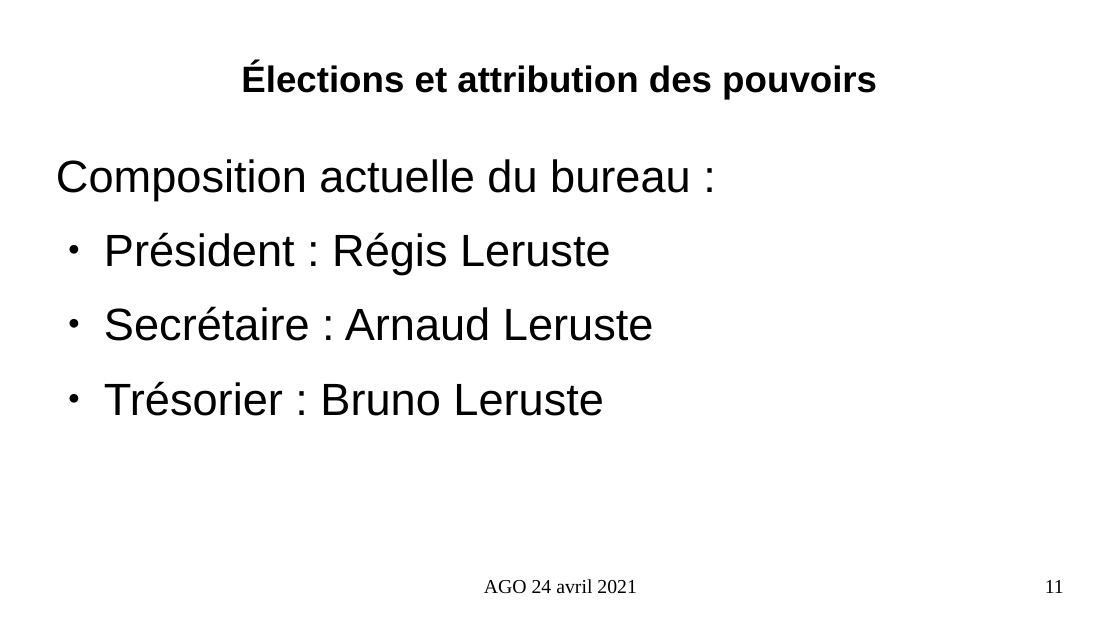
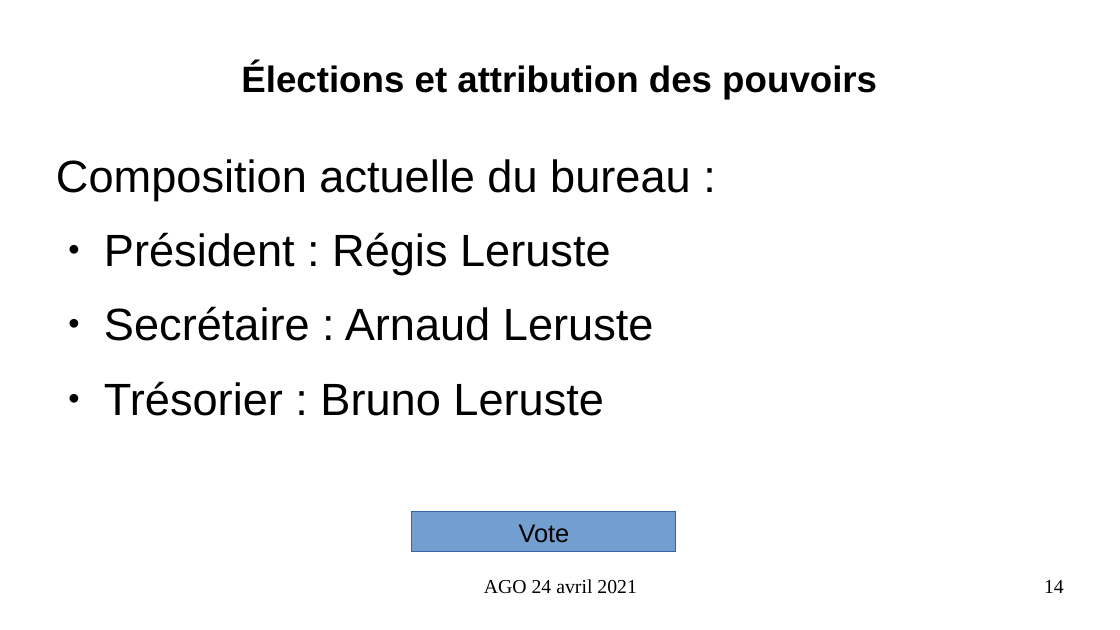
Before and after one commit to AIREL46/SCAO, a slide deck: slide 14 of association/2021/presentation-ago-24-avril-2021.odp (slide 11 before the commit). Drawn at 1120x630 pixels with LibreOffice and Linux fonts; fonts in the diff are those of the drawing. Boxes give left, top, right and bottom in pixels: in the first picture for what was removed or moved away, otherwise in the second. Text is boxed around its words. In the diff, an @@ line names an element or a change of style, - is before the commit and + after.

```diff
--- a/association/2021/presentation-ago-24-avril-2021.odp
+++ b/association/2021/presentation-ago-24-avril-2021.odp
@@ rectangle added at (x1=413, y1=512, x2=677, y2=552), fill #729FCF, outline #3465A4 0 pt, 18 pt, text #000000 @@
+Vote
@@ page number at (x1=1044, y1=580, x2=1064, y2=593): text changed @@
-11
+14
```
Also in this commit, not shown: 12 other slides changed, 5 slides added, 8 other files.
